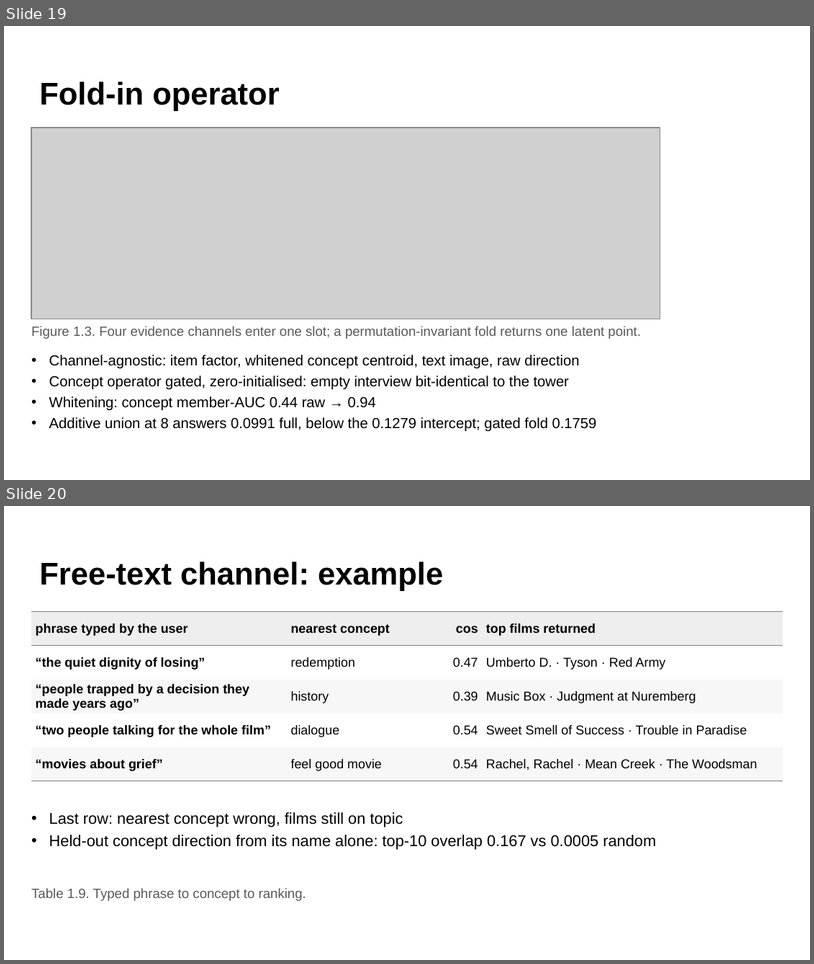
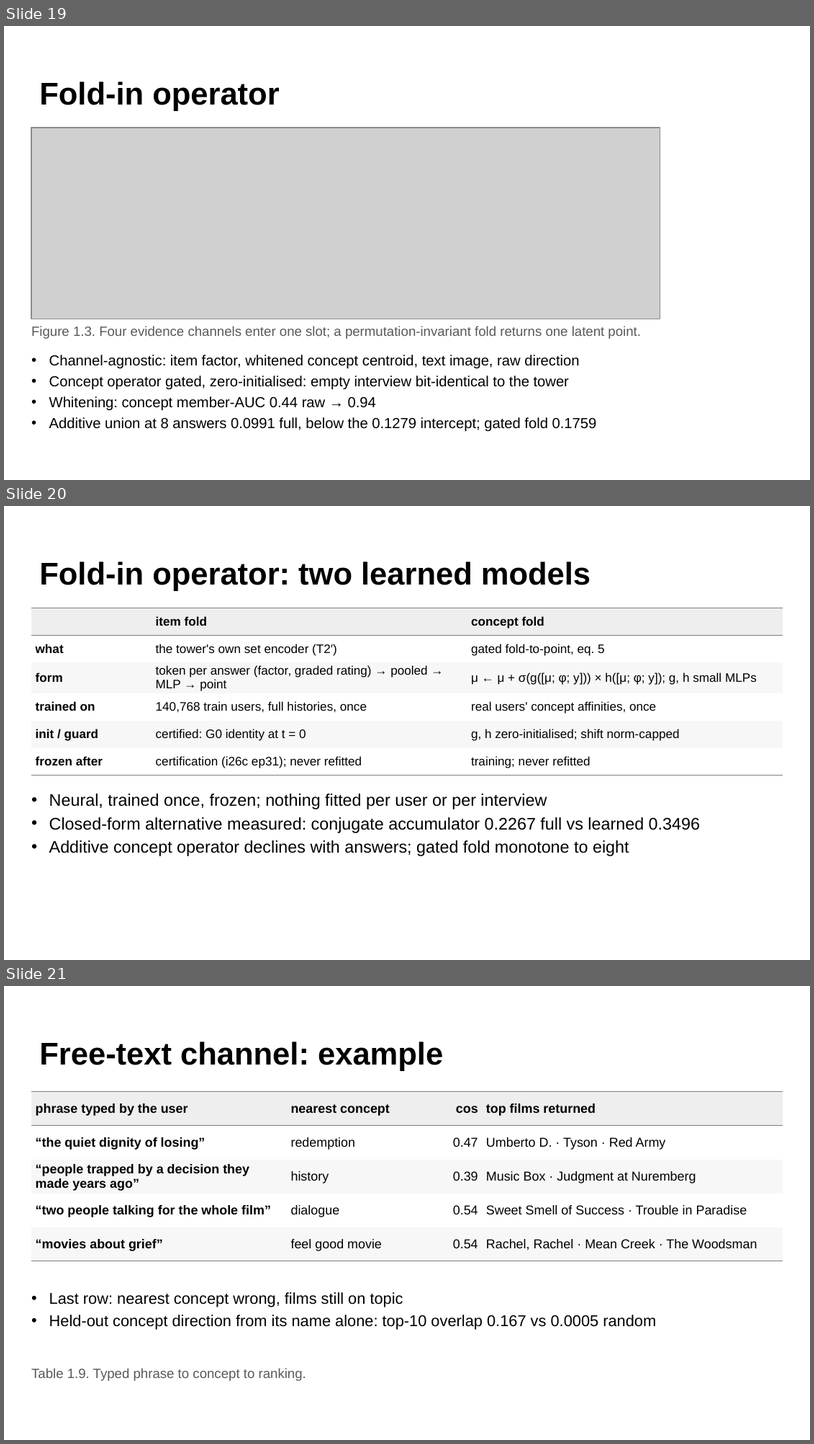
Before and after one commit to makarovaalexa-brch/casper, a slide deck: new_chapters/slides/casper_supervisor_2026-09.pptx. Shown one above the other, each under a label of ours: slides 19 and 20 before the commit, slides 19, 20 and 21 after it. The pictures are 814x964 and 814x1444 pixels, drawn with LibreOffice and Linux fonts; fonts in the diff are those of the drawing; grey boxes stand for pictures; background and template pictures are left out. Boxes give left, top, right and bottom in pixels: in the first picture for what was removed or moved away, otherwise in the second. Text is boxed around its words. In the diff, an @@ line names an element or a change of style, - is before the commit and + after.

```diff
--- a/new_chapters/slides/casper_supervisor_2026-09.pptx
+++ b/new_chapters/slides/casper_supervisor_2026-09.pptx
@@ slide 20 added at bbox=[4, 506, 810, 960], background #FFFFFF @@
@@ title added at bbox=[39, 561, 591, 591], 28 pt, text #000000, bold @@
+Fold-in operator: two learned models
@@ table added at bbox=[31, 608, 782, 772], 6 rows, 3 columns @@
+ | item fold | concept fold
+what | the tower's own set encoder (T2′) | gated fold-to-point, eq. 5
+form | token per answer (factor, graded rating) → pooled → MLP → point | μ ← μ + σ(g([μ; φ; y])) × h([μ; φ; y]); g, h small MLPs
+trained on | 140,768 train users, full histories, once | real users' concept affinities, once
+init / guard | certified: G0 identity at t = 0 | g, h zero-initialised; shift norm-capped
+frozen after | certification (i26c ep31); never refitted | training; never refitted
@@ text added at bbox=[49, 793, 700, 856], 15 pt, text #000000 @@
+• Neural, trained once, frozen; nothing fitted per user or per interview
+• Closed-form alternative measured: conjugate accumulator 0.2267 full vs learned 0.3496
+• Additive concept operator declines with answers; gated fold monotone to eight
@@ what was slide 20 is now slide 21 @@
```
Also in this commit, not shown: 1 other file.
